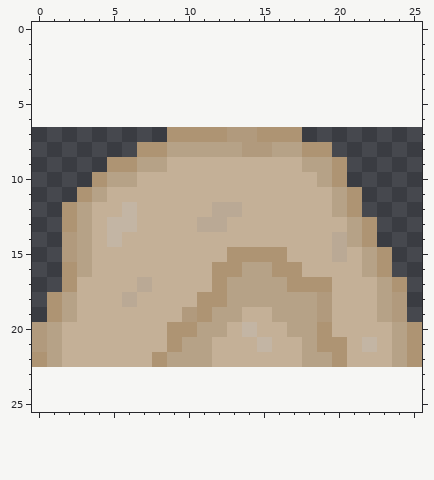
Pixel-art sprite: android/assets/bdx/textures/Stone.png. The picture above was drawn from the file before the commit.
The file is 26x16 pixels. Colours within 5 levels of each other are drawn and written as one. The old version is drawn lined up with the new one, on the new canvas.
The same view after the edit:
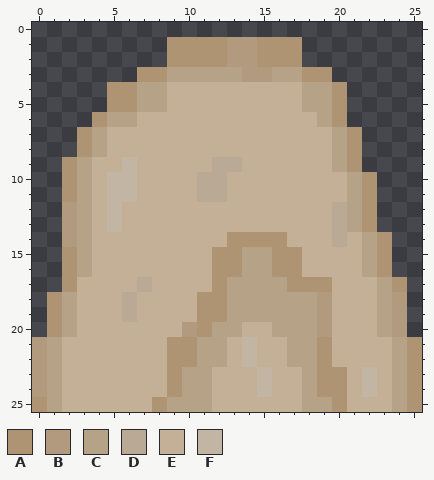
Palette (. is transparent): A #ae9473  B #b19a7d  C #b6a287  D #baa995  E #c4b097  F #c3b5a4
The edit:
canvas 26x16 -> 26x26, the old top-left corner now at 0,7
The author put colour A in rows 1 to 2 at x 9 to 12 and 15 to 17; in row 3 at x 7 to 8 and 18 to 19; in rows 4 to 5 at x 5 to 6 and 20; in row 6 at x 4 and 20; in rows 7 to 8 at x 3 and 21; in row 9 at x 2 and 21.
The author put colour A in rows 10 to 11 at x 2 and 22; in row 12 at x 22; in row 14 at x 23; in rows 23 to 24 at x 9, 19 to 20 and 25; in row 25 at x 0, 8, 20 and 25.
Colour B becomes colour A in row 15 at x 2.
Colour C becomes colour A in row 19 at x 12; in row 20 at x 1 and 11; in row 21 at x 10; in row 22 at x 9 to 10 and 19.
Colour E becomes colour A in row 14 at x 13 to 16; in row 15 at x 12 and 17.
The author put colour B in rows 1 to 2 at x 13 to 14; in row 3 at x 14 to 15; in rows 23 to 24 at x 0.
Colour A becomes colour B in rows 12 to 13 at x 2; in row 20 at x 10 and 19; in row 22 at x 0.
Colour C becomes colour B in row 20 at x 24.
The author put colour C in row 3 at x 9 to 13 and 16 to 17; in rows 4 to 5 at x 7 to 8 and 18 to 19; in row 6 at x 5 to 6 and 19; in rows 7 to 8 at x 4 and 20; in row 9 at x 3; in row 10 at x 3 and 21.
The author put colour C in rows 23 to 24 at x 1, 10 to 11, 18 and 24; in row 25 at x 1, 9 to 11, 18 to 19 and 24.
Colour A becomes colour C in row 9 at x 20; in row 11 at x 3 and 21; in row 12 at x 21; in row 14 at x 22; in row 15 at x 14 to 15.
Colour E becomes colour C in row 19 at x 14 to 15; in row 20 at x 2, 13, 16 and 23; in rows 21 to 22 at x 12 and 17.
Colour C becomes colour D in row 12 at x 20.
Colour E becomes colour D in row 9 at x 12 to 13; in rows 10 to 11 at x 11 to 12; in row 13 at x 20; in row 19 at x 6.
The author put colour E in rows 4 to 5 at x 9 to 17; in row 6 at x 7 to 18; in row 7 at x 5 to 8 and 18 to 19; in row 8 at x 5 to 6; in row 9 at x 4; in rows 23 to 24 at x 2 to 8, 12 to 14, 16 to 17, 21 and 23.
The author put colour E in row 25 at x 2 to 7, 12 to 17 and 21 to 23.
Colour A becomes colour E in row 7 at x 9 to 12 and 15 to 17; in row 8 at x 7 to 8 and 18 to 19; in row 9 at x 5; in row 10 at x 4 and 20; in row 20 at x 9; in row 21 at x 20.
Colour A becomes colour E in row 22 at x 8 and 20.
Colour B becomes colour E in row 7 at x 13 to 14; in row 8 at x 14 to 15; in row 19 at x 10.
Colour C becomes colour E in row 8 at x 9 to 13 and 16 to 17; in row 9 at x 7 to 8 and 18 to 19; in row 10 at x 19; in row 11 at x 4 and 20; in row 14 at x 21.
Colour D becomes colour E in row 12 at x 12 to 13; in row 13 at x 11 to 12; in row 15 at x 20.
Colour F becomes colour E in rows 12 to 13 at x 6; in row 14 at x 5; in row 20 at x 14; in row 21 at x 15 and 22.
The author put colour F in rows 23 to 24 at x 15 and 22.
Colour A becomes colour F in row 9 at x 6.
Colour C becomes colour F in row 10 at x 5 to 6.
Colour E becomes colour F in row 11 at x 5 to 6; in row 12 at x 5; in rows 21 to 22 at x 14.
Colour A is gone in row 20 at x 25.
Colour B is gone in row 20 at x 0.
